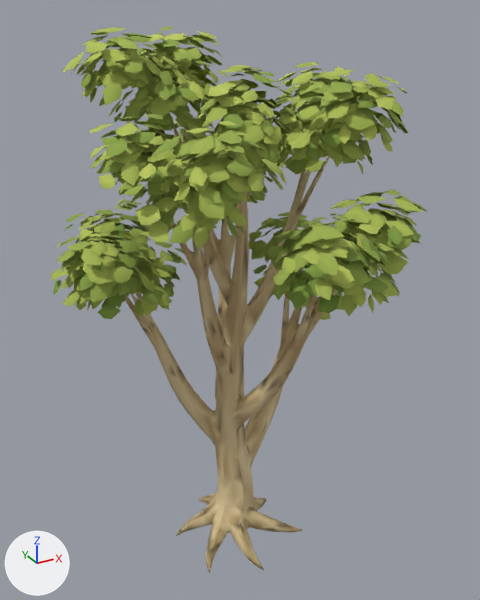
One commit to the glTF model assets/models/vegetation/diverse_trees/forked_birch_lod0.glb: the scene before it, then after it.
One viewpoint serves both versions: a camera (50 mm lens) standing at (-4.27, -8.07, 8.21) and looking at (0.21, 0.08, 4.13). Lighting does not change. The marker at lower left points along +X, +Y and +Z. The picture after the commit comes second. Where no turn or scale is listed for an object, it has been applied to the vertices.

In view in the first picture: 'Leaves_LOD0.001', 'Trunk_LOD0.001'.
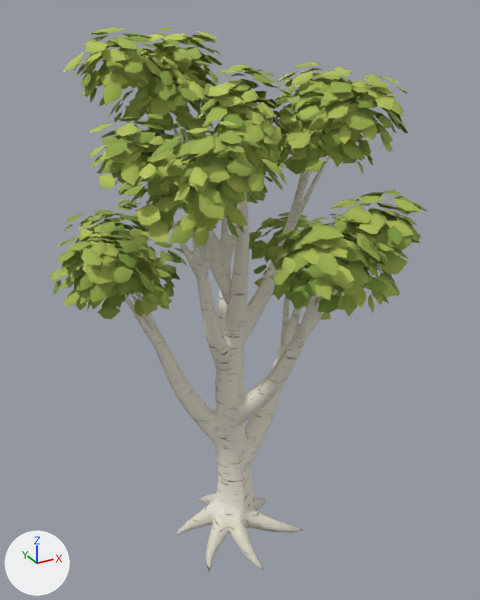
What differs and where, as boxes [x1, y1, x2, y2] in the pictures (480 x 600 px):
'Trunk_LOD0.001', recoloured, surface changed (brown to grey): [125, 110, 338, 572] in both
part 2 of me_bough_28_003, recoloured: [130, 110, 338, 564] in both
part 3 of me_bough_28_003, recoloured: [125, 128, 323, 572] in both

The change, as a list of edits to the scene's bpy script:
```text
Add img_forked_birch_bark_normal:
    img_forked_birch_bark_normal = load_image('forked_birch_bark_normal', 'forked_birch_bark_normal.png', 1024, 1024, 'Non-Color')
Add img_forked_birch_bark_albedo:
    img_forked_birch_bark_albedo = load_image('forked_birch_bark_albedo', 'forked_birch_bark_albedo.png', 1024, 1024, 'sRGB')
Add mat_forked_birch___baked_bark:
    mat_forked_birch___baked_bark = bpy.data.materials.new('forked_birch / baked bark')
    # uses the picture img_forked_birch_bark_albedo
    # uses the picture img_forked_birch_bark_normal
Change me_bough_28_003:
    where me_bough_28_003.from_pydata(...)  # 3252 vertices, 6500 faces; spans x -1.7..2.04, y -1.83..1.83, z -0.06..7.14
    used by ob_trunk_lod0_001; location = (0.0, 0.0, 0.0)
    remove me_bough_28_003.materials.append(mat_forked_birch___textured_bark_colors)
    me_bough_28_003 part 1: texture (UV) coordinates changed
    me_bough_28_003 part 2: 3903 faces centred in x -1.69..2.02, y -1.82..1.82, z -0.05..7.11 are repainted in the vertex colours; the middle colour goes from beige #d0ba8d to white #ffffff
    me_bough_28_003 part 3: 2597 faces centred in x -1.57..1.97, y -1.71..1.49, z -0.05..7.11 are repainted in the vertex colours; the middle colour goes from brown #b89f71 to white #ffffff
    add me_bough_28_003.materials.append(mat_forked_birch___baked_bark)
```
